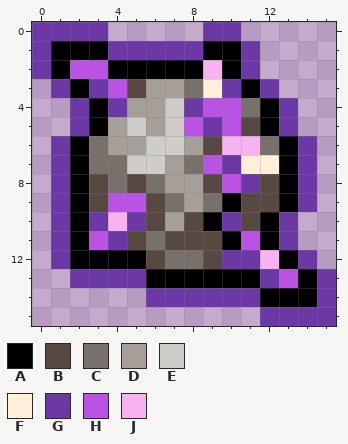
Pixel-art sprite: interface/bookmarks/icons/ehr_tumormoon.png. Above, as it was before the edit.
The file is 16x16 pixels.
Palette (. is transparent): A #000000  B #574842  C #78716b  D #a69e98  E #cfcdca  F #ffefd9  G #6b38a6  H #ba52e4  J #f7b2ef
Pixels before, first column x 0:
 0 GGGG.....GG.....
 1 GAAAGGGGGAAG....
 2 GAHHAAAAAJAG....
 3 .GAGHBDDCFGAG...
 4 ..GAGDDEGHHCAG..
 5 ..GADEDEHGHBAG..
 6 .GACDDEEDBJJCAG.
 7 .GACCEEDCHGFFAG.
 8 .GABCBCDDBHGBAG.
 9 .GABHHBCDCABBAG.
10 .GAGJGBDBAGBAG..
11 .GAHGBCBBBAHAG..
12 .GAAAABCCBGGJAG.
13 ..GGGGAAAAAAGHAG
14 ......GGGGGGAAAG
15 ............GGGG
The same view after the edit:
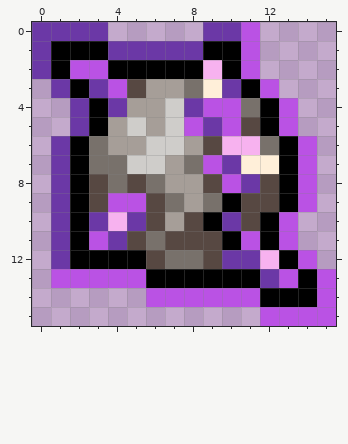
Difference:
Changed rows in their new state; - is an unchanged pixel.
first column x 1:
 0 ----------H----
 1 ----------H----
 2 ----------H----
 3 -----------H---
 4 ------------H--
 5 ------------H--
 6 -------------H-
 7 -------------H-
 8 -------------H-
 9 -------------H-
10 ------------H--
11 ------------H--
12 -------------H-
13 HHHHH---------H
14 -----HHHHHH---H
15 -----------HHHH
Boxes around the changes in both pictures, in picture pixels (x1, y1, x2, y2):
changed: (51, 22, 336, 326)
